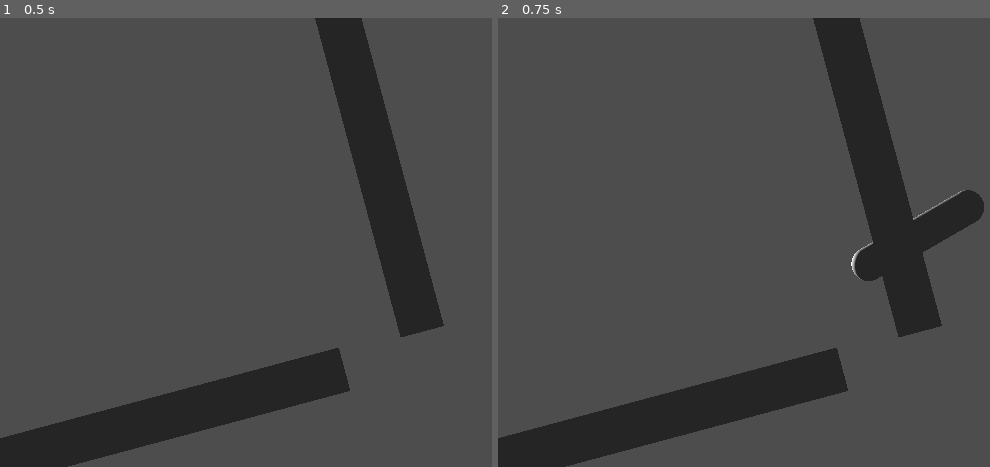
Above: before the commit, frames 1-2 (left to right).
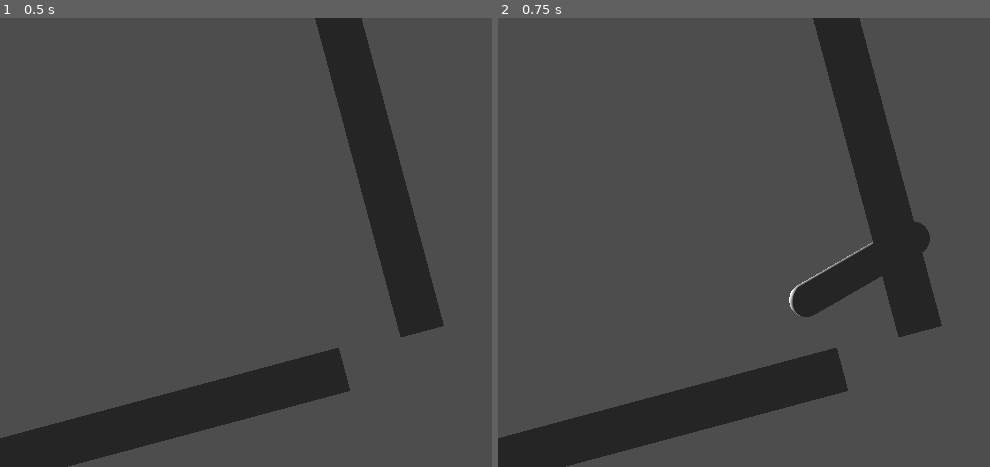
Above: after the commit, the same moments.

Repository: KrzysztofSieczkiewicz/Godot-ArmorPenetrationTest
Game: Godot game, scene res://Main.tscn
Same seed, same stepped clock (60 frames per second), same inputs: the game is played once before the commit and once after it.
Inputs (mouse positions are in pixels of both pictures, inside the frame that each line leads up to):
- Up to frame 1 (0.5 s): no input
- Up to frame 2 (0.75 s): tap Enter at 0.5 s; move the mouse to (outside the picture) at 0.52 s; click (outside the picture) at 0.6 s

Frame 1 is identical in both runs. In frame 2, 2.1% of the frame differs, in the area x 59-99%, y 38-67%.

Commit message:
added shell rotation around tip point

Diff:
--- a/Projectile/AP/ap_shell.gd
+++ b/Projectile/AP/ap_shell.gd
@@ -34,9 +34,9 @@
 
 """
 NOW:
-	- add another variable that determines position of the tip in relation to the center (or just tip position if better)
-	- allow for rotating and moving the shell in relation to the tip point
-	- on penetration - move the shell so the tip is on exit_point
+	DONE - add another variable that determines position of the tip in relation to the center (or just tip position if better)
+	DONE - allow for rotating and moving the shell in relation to the tip point
+	DONE - on penetration - move the shell so the tip is on exit_point
 	- retrigger the probing for penetration(?) - shapecast is problematic here as it can collide with the same armor piece, but any exclusions will make it ignore the collider if it hits it again (e.g. internal corner pen)
 		it seems that the best way forward is moving towards a single raycast (change to bundle later)
 """
@@ -52,8 +52,9 @@
 @export var muzzle_velocity: float = 1200.0 		# m/s
 @export var mass: float = 15.0 						# kg
 @export var shell_radius: float = 0.05 				# m
-@export var ogive_radius: float = 3*shell_radius 	# m
+@export var ogive_radius: float = 0.15				# m			# Usually 3 * shell_radius
 @export var shell_length: float = 0.33				# m
+@export var tip_to_center_distance: float = 0.15	# m			# Intended to allow for precise shell positioning on penetration
 
 @export var ricochet_critical_zone_angle: float = 55.0 # above this - maybe pen
 @export var ricochet_threshold_angle: float = 70.0 # above this - pen
@@ -267,8 +268,22 @@
 	print("exit point: ", armor_probing_result.exit_point)
 	print("thickness: ", armor_probing_result.thickness)
 
+	print("penetration direction: ", (armor_probing_result.exit_point - armor_probing_result.entry_point).normalized() )
+	print("initial pen direction: ", packet.projectile_velocity.normalized() )
+
 	print("old global position: ", global_position)
-	global_position = armor_probing_result.exit_point
+	_transform_around_tip(armor_probing_result.exit_point, packet.projectile_velocity)
 	print("new global position: ", global_position)
 	#queue_free()
 	current_velocity = Vector3.ZERO
+
+
+## Rotate the shell around tip point
+## Note: shell must be oriented along movement vector
+func _transform_around_tip(position: Vector3, direction: Vector3) -> void:
+	var target_dir = direction.normalized()
+	var new_origin_position = position - (tip_to_center_distance * target_dir)
+	var target_transform = Transform3D().looking_at(target_dir)
+
+	global_transform.basis = target_transform.basis
+	global_position = new_origin_position
--- a/Projectile/AP/ap_shell.tscn
+++ b/Projectile/AP/ap_shell.tscn
@@ -4,7 +4,7 @@
 
 [sub_resource type="CapsuleMesh" id="CapsuleMesh_1p38p"]
 radius = 0.038
-height = 0.33
+height = 0.35
 
 [node name="APShell" type="Node3D" unique_id=2071045347]
 script = ExtResource("1_5hvi4")
